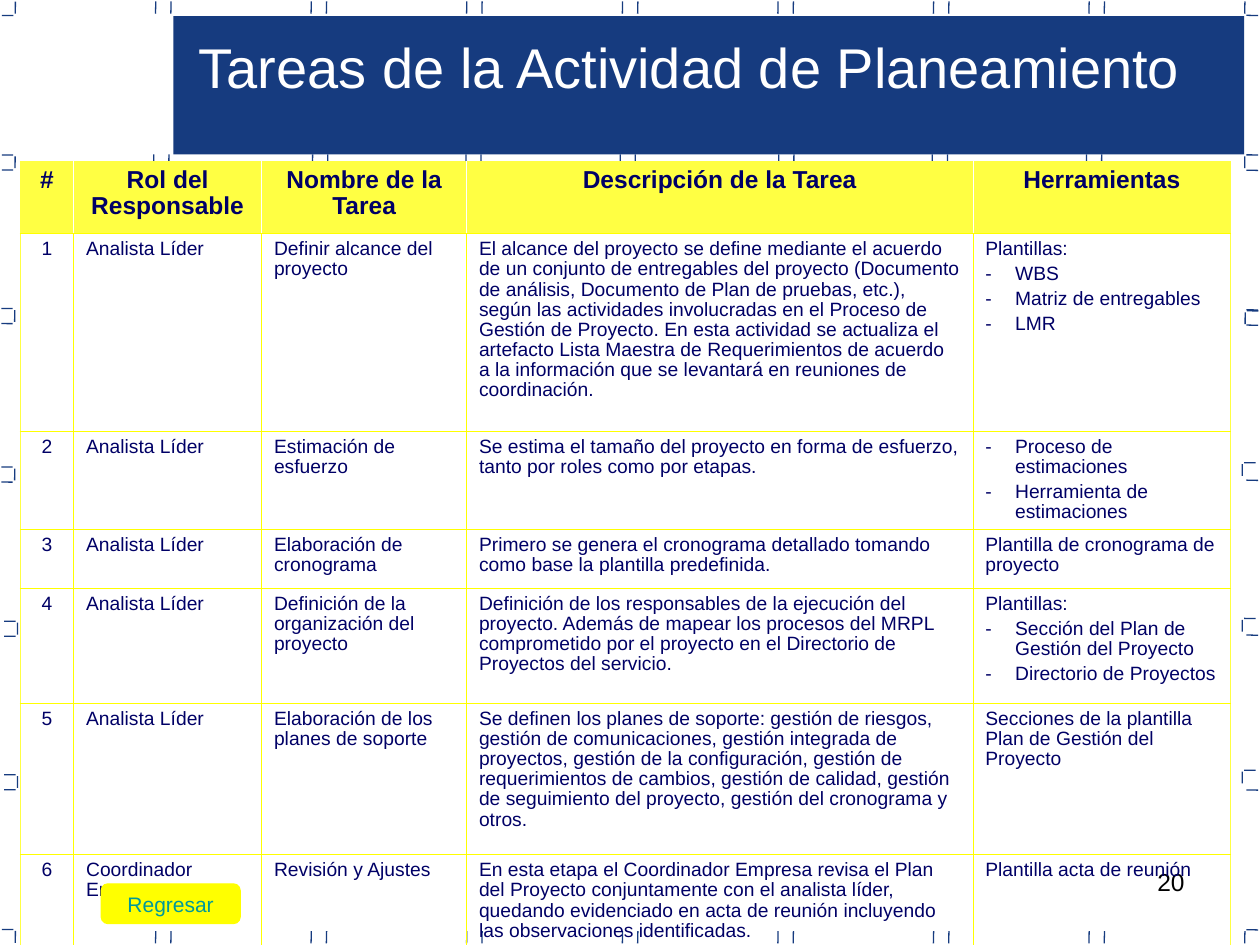
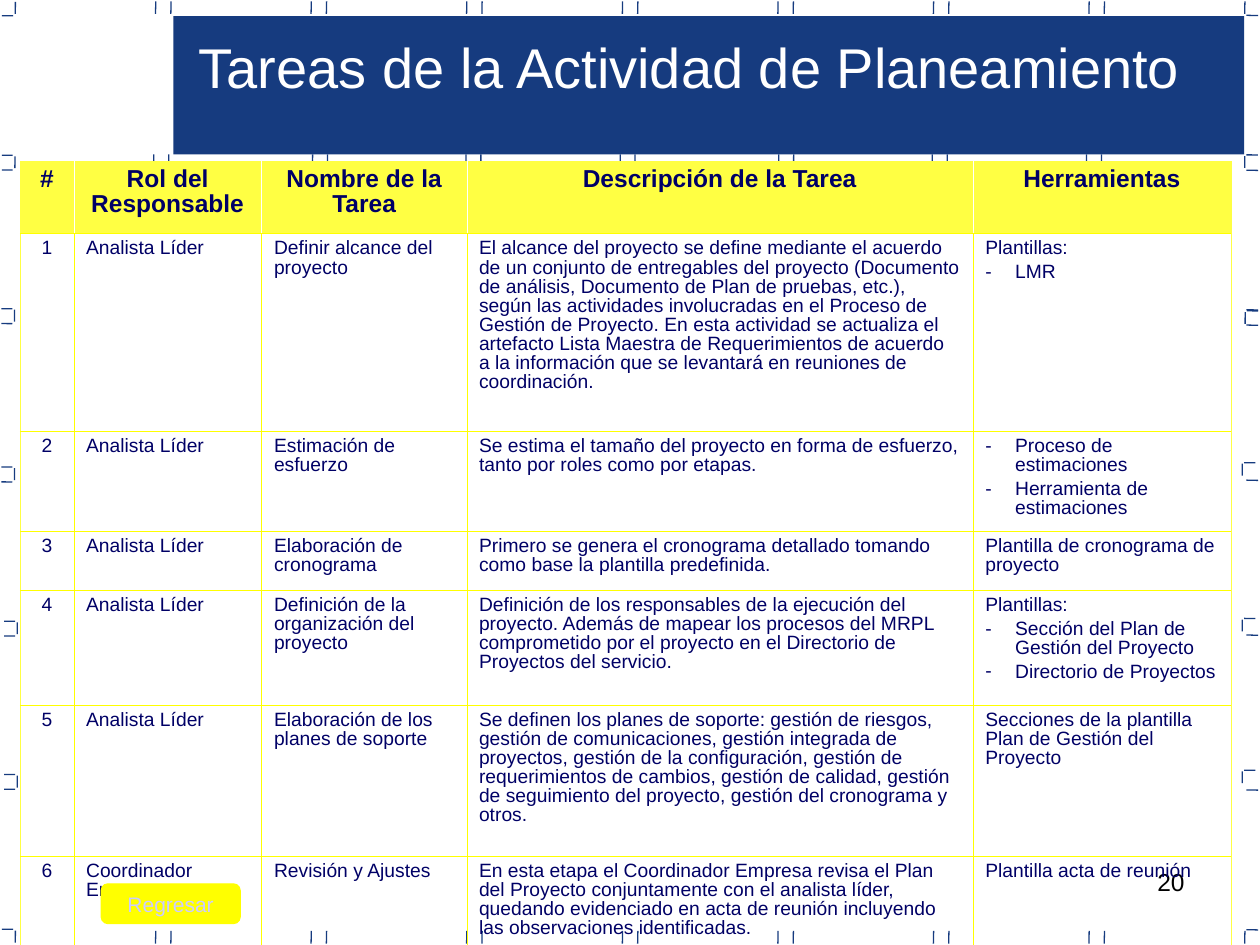
Before and after one commit to jcbv/WilsonStore, a slide deck: slide 20 of Documentacion/Area PP_PMC/Proceso de gestion de proyectos PP-PMC.ppt. Drawn at 1260x945 pixels with LibreOffice and Linux fonts; fonts in the diff are those of the drawing. Boxes give left, top, right and bottom in pixels: in the first picture for what was removed or moved away, otherwise in the second. Text is boxed around its words. In the diff, an @@ line names an element or a change of style, - is before the commit and + after.

```diff
--- a/Documentacion/Area PP_PMC/Proceso de gestion de proyectos PP-PMC.ppt
+++ b/Documentacion/Area PP_PMC/Proceso de gestion de proyectos PP-PMC.ppt
@@ table at box(20, 161, 1232, 945) @@
-row 2, column 5: Plantillas: / WBS / Matriz de entregables / LMR
+row 2, column 5: Plantillas: / LMR
@@ line spacing 0.94 to 0.89 @@
@@ borders changed @@
@@ rounded rectangle "Regresar" at box(101, 885, 239, 924): text colour #009999 to #CCCCFF @@
```
Also in this commit, not shown: 31 other slides changed.
